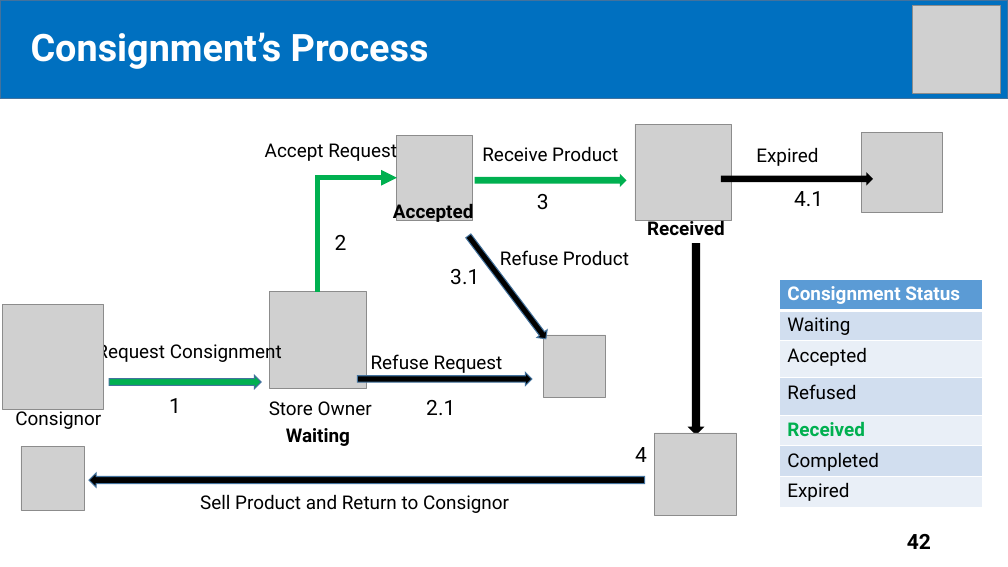
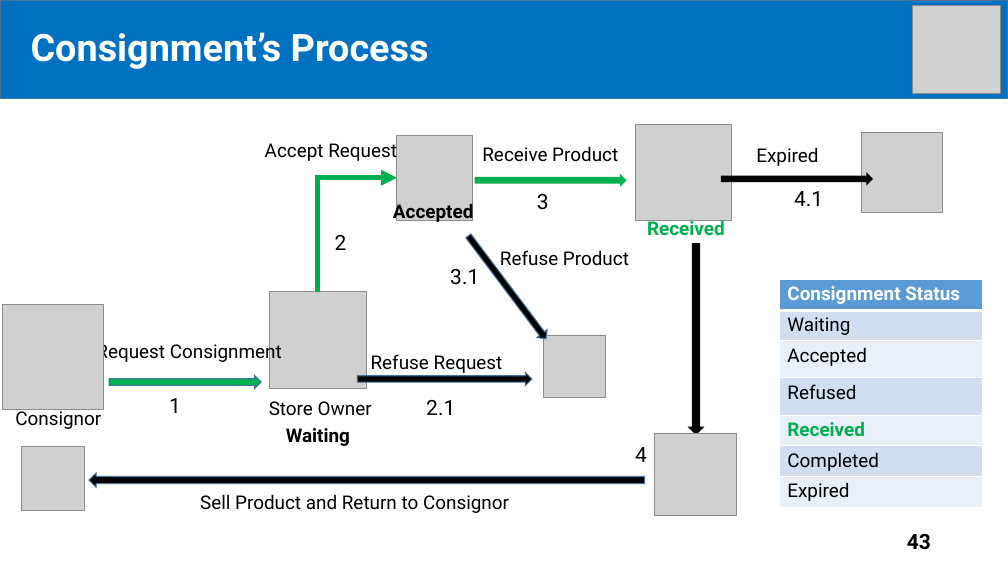
Before and after one commit to tiendan3108/CP, a slide deck: slide 43 of Source/Presentation/PreFinalPresentation.pptx (slide 42 before the commit). Drawn at 1008x567 pixels with LibreOffice and Linux fonts; fonts in the diff are those of the drawing; grey boxes stand for pictures. Boxes give left, top, right and bottom in pixels: in the first picture for what was removed or moved away, otherwise in the second. Text is boxed around its words. In the diff, an @@ line names an element or a change of style, - is before the commit and + after.

```diff
--- a/Source/Presentation/PreFinalPresentation.pptx
+++ b/Source/Presentation/PreFinalPresentation.pptx
@@ text "Received" at <box>647,218,725,235</box>: text colour #000000 to #00B050 @@
@@ page number at <box>907,534,931,550</box>: text changed @@
-42
+43
```
Also in this commit, not shown: 12 other slides changed, 1 slide added.
